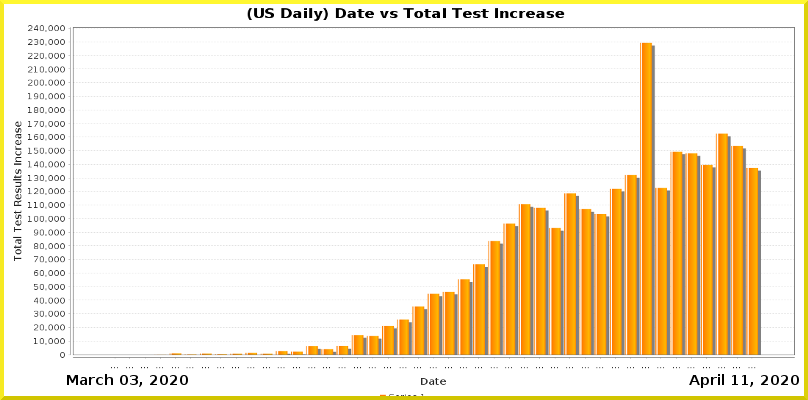
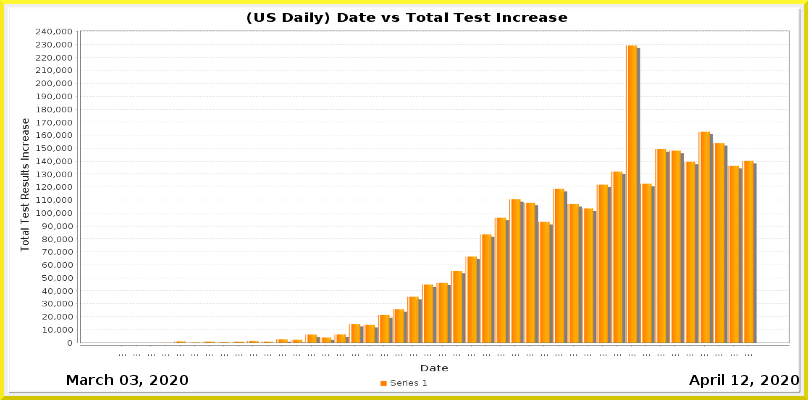
Two versions of the same layered image (808×400). Layer-by-layer changes:
painted on "Current Date" over [741, 375, 748, 385]
painted on "Date_vs_TestIncrease.png" over [4, 4, 804, 396]
